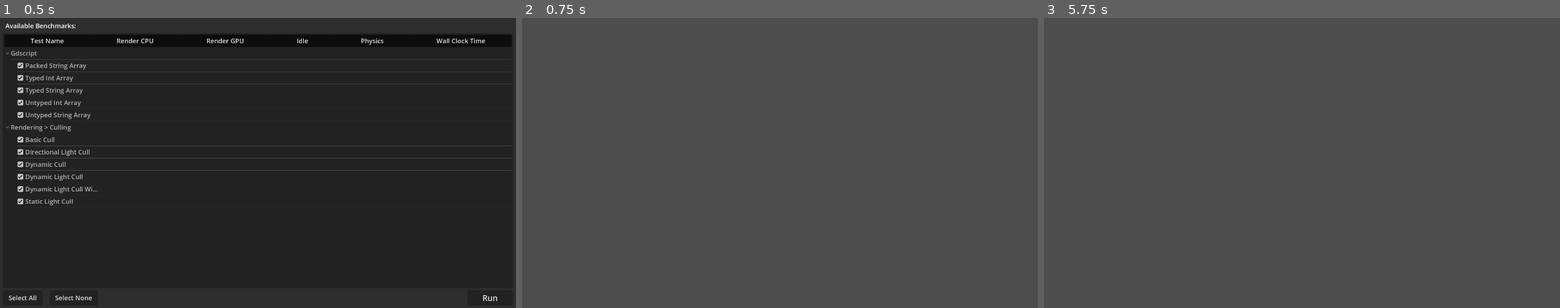
Above: before the commit, frames 1-3 (left to right).
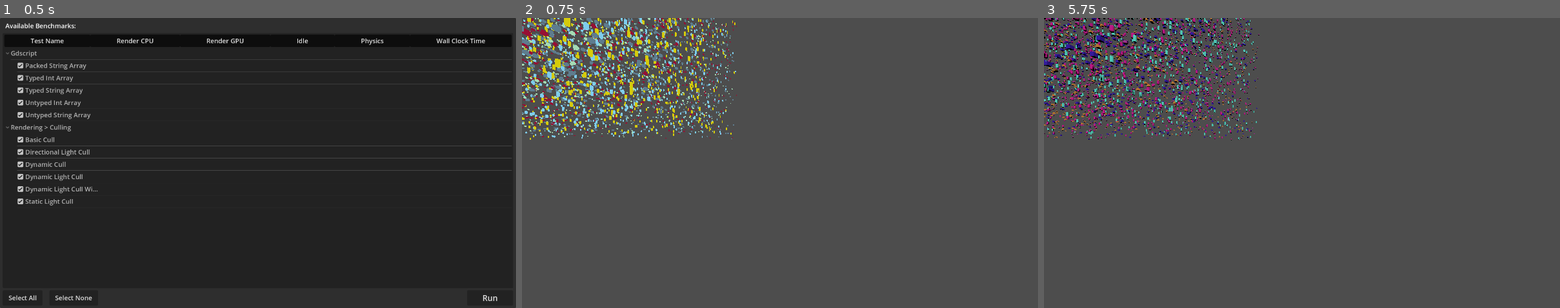
Above: after the commit, the same moments.

Repository: godotengine/godot-benchmarks
Game: Godot game, scene res://main.tscn
Two runs of this game, one before a commit and one after it. Both use one fixed random seed, a clock stepped at 60 frames per second and the inputs below.
Inputs:
- Up to frame 1 (0.5 s): no input
- Up to frame 2 (0.75 s): click "Run" at 0.5 s
- Up to frame 3 (5.75 s): tap Enter at 1.25, 2.75, 4.25 s; tap Space at 2, 3.5, 5 s

Frame 1 is identical in both runs. In frame 2, 5.9% of the frame differs, in the area x 0-42%, y 0-42%; in frame 3, 5.6%.

Commit message:
Refactor benchmark code in manager.gd to use coroutines

Diff:
--- a/manager.gd
+++ b/manager.gd
@@ -20,17 +20,7 @@
 # List of benchmarks populated in `_ready()`.
 var tests: Array[Test] = []
 
-var frames_captured := 0
-var results: Results = null
 var recording := false
-var begin_time := 0.0
-var remaining_time := 5.0
-var tests_queue = []
-## Used to display the number of benchmarks that need to be run in the console output and window title.
-var tests_queue_initial_size := 0
-var test_time := 5.0
-var return_to_scene : = ""
-var skip_first := false
 var run_from_cli := false
 var save_json_to_path := ""
 
@@ -79,32 +69,6 @@
 			tests.push_back(Test.new(benchmark_name, category, benchmark_path))
 
 
-func _process(delta: float) -> void:
-	if not recording:
-		return
-
-	if skip_first:
-		skip_first = false
-		return
-
-	if record_render_cpu:
-		results.render_cpu += RenderingServer.viewport_get_measured_render_time_cpu(get_tree().root.get_viewport_rid())  + RenderingServer.get_frame_setup_time_cpu()
-	if record_render_gpu:
-		results.render_gpu += RenderingServer.viewport_get_measured_render_time_gpu(get_tree().root.get_viewport_rid())
-	if record_idle:
-		results.idle += 0.0
-	if record_physics:
-		results.physics += 0.0
-
-	frames_captured += 1
-
-	if time_limit:
-		# Some benchmarks (such as scripting) may not have a time limit.
-		remaining_time -= delta
-		if remaining_time < 0.0:
-			end_test()
-
-
 func get_test_count() -> int:
 	return tests.size()
 
@@ -125,35 +89,41 @@
 	return tests[index].path
 
 
-func benchmark(queue: Array, return_path: String) -> void:
-	tests_queue = queue
-	if tests_queue.size() == 0:
-		return
-
-	if tests_queue_initial_size == 0:
-		tests_queue_initial_size = queue.size()
-
-	# Run benchmarks for 5 seconds if they have a time limit.
-	test_time = 5.0
-	return_to_scene = return_path
-	begin_test()
-
-
-func begin_test() -> void:
-	DisplayServer.window_set_title("%d/%d - Running - Godot Benchmarks" % [tests_queue_initial_size - tests_queue.size() + 1, tests_queue_initial_size])
-	print("Running benchmark %d of %d: %s" % [
-			tests_queue_initial_size - tests_queue.size() + 1,
-			tests_queue_initial_size,
-			tests[tests_queue[0]].path.trim_prefix("res://benchmarks/").trim_suffix(".tscn")]
-	)
-
-	results = Results.new()
+func benchmark(test_indices: Array, return_path: String) -> void:
+	for i in range(test_indices.size()):
+		DisplayServer.window_set_title("%d/%d - Running - Godot Benchmarks" % [i + 1, test_indices.size()])
+		print("Running benchmark %d of %d: %s" % [
+				i + 1, test_indices.size(),
+				tests[test_indices[i]].path.trim_prefix("res://benchmarks/").trim_suffix(".tscn")
+		])
+		await run_test(test_indices[i])
+
+	get_tree().change_scene_to_file(return_path)
+	DisplayServer.window_set_title("[DONE] %d benchmarks - Godot Benchmarks" % test_indices.size())
+	print_rich("[color=green][b]Done running %d benchmarks.[/b] Results JSON:[/color]\n" % test_indices.size())
+
+	print("Results JSON:")
+	print("----------------")
+	print(JSON.stringify(get_results_dict()))
+	print("----------------")
+
+	if not save_json_to_path.is_empty():
+		print("Saving JSON output to: %s" % save_json_to_path)
+		var file := FileAccess.open(save_json_to_path, FileAccess.WRITE)
+		file.store_string(JSON.stringify(get_results_dict()))
+
+	if run_from_cli:
+		# Automatically exit after running benchmarks for automation purposes.
+		get_tree().quit()
+
+
+func run_test(index: int) -> void:
+	var results := Results.new()
+	var begin_time := Time.get_ticks_usec()
 	set_process(true)
-	get_tree().change_scene_to_file(tests[tests_queue[0]].path)
-
 	recording = true
-	begin_time = Time.get_ticks_usec() * 0.001
-	remaining_time = test_time
+
+	get_tree().change_scene_to_file(tests[index].path)
 
 	# Wait for the scene tree to be ready (required for `benchmark_config` group to be available).
 	# This requires waiting for 2 frames to work consistently (1 frame is flaky).
@@ -175,45 +145,39 @@
 		record_physics = true
 		time_limit = true
 
-	skip_first = true
-	frames_captured = 0
-
-
-func end_test() -> void:
-	recording = false
+	var frames_captured := 0
+	while recording:
+		#Skip first frame
+		await get_tree().process_frame
+
+		if record_render_cpu:
+			results.render_cpu += RenderingServer.viewport_get_measured_render_time_cpu(get_tree().root.get_viewport_rid())  + RenderingServer.get_frame_setup_time_cpu()
+		if record_render_gpu:
+			results.render_gpu += RenderingServer.viewport_get_measured_render_time_gpu(get_tree().root.get_viewport_rid())
+		if record_idle:
+			results.idle += 0.0
+		if record_physics:
+			results.physics += 0.0
+
+		frames_captured += 1
+
+		# Some benchmarks (such as scripting) may not have a time limit.
+		if time_limit:
+			# Time limit of 5 seconds (5 million microseconds).
+			if (Time.get_ticks_usec() - begin_time) > 5e6:
+				break
+
 	results.render_cpu /= float(max(1.0, float(frames_captured)))
 	results.render_gpu /= float(max(1.0, float(frames_captured)))
 	results.idle /= float(max(1.0, float(frames_captured)))
 	results.physics /= float(max(1.0, float(frames_captured)))
-	results.time = Time.get_ticks_usec() * 0.001 - begin_time
-
-	tests[tests_queue[0]].results = results
-	results = null
-	tests_queue.pop_front()
-
-	# If more tests are still pending, go to the next test.
-	if tests_queue.size() > 0:
-		begin_test()
-	else:
-		get_tree().change_scene_to_file(return_to_scene)
-		return_to_scene = ""
-		DisplayServer.window_set_title("[DONE] %d benchmarks - Godot Benchmarks" % tests_queue_initial_size)
-		print_rich("[color=green][b]Done running %d benchmarks.[/b] Results JSON:[/color]\n" % tests_queue_initial_size)
-
-		print("Results JSON:")
-		print("----------------")
-		print(JSON.stringify(get_results_dict()))
-		print("----------------")
-
-		if not save_json_to_path.is_empty():
-			print("Saving JSON output to: %s" % save_json_to_path)
-			var file := FileAccess.open(save_json_to_path, FileAccess.WRITE)
-			file.store_string(JSON.stringify(get_results_dict()))
-
-		if run_from_cli:
-			# Automatically exit after running benchmarks for automation purposes.
-			get_tree().quit()
-
+	results.time = (Time.get_ticks_usec() - begin_time) * 0.001
+
+	tests[index].results = results
+
+
+func end_test() -> void:
+	recording = false
 
 func get_results_dict() -> Dictionary:
 	var version_info := Engine.get_version_info()
